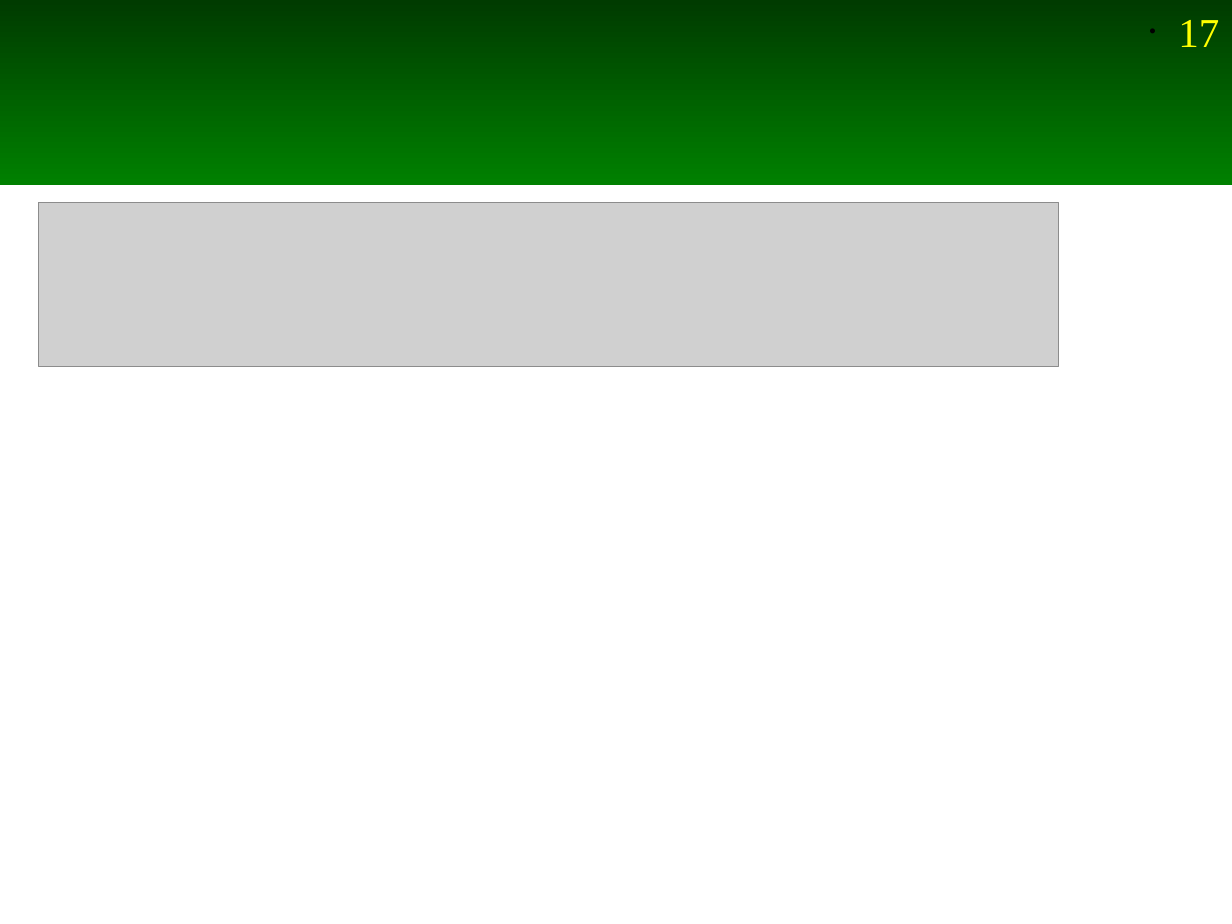
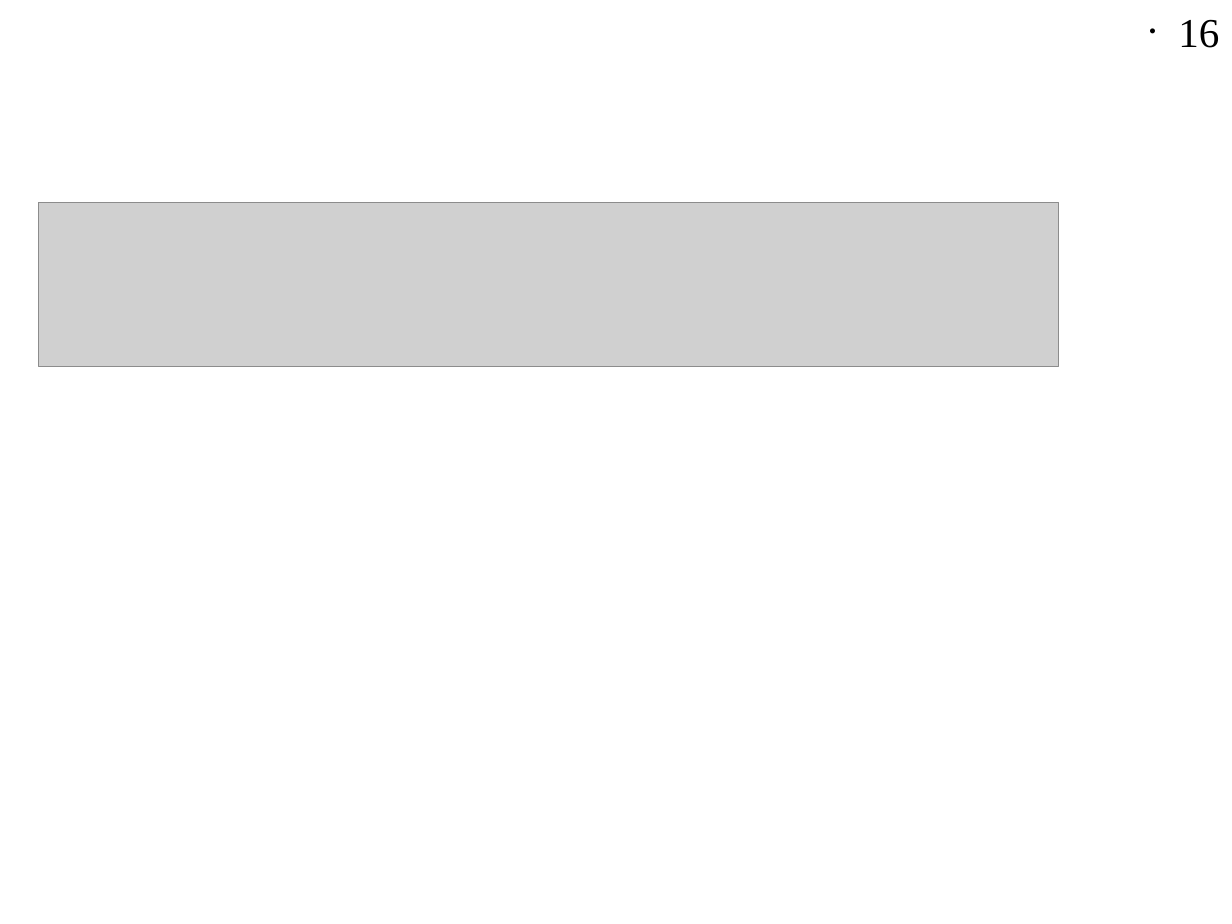
Before and after one commit to Jenyay/modelling, a slide deck: slide 16 of fdtd/presentations/07. FDTD-1D Loss.odp (slide 17 before the commit). Drawn at 1232x924 pixels with LibreOffice and Linux fonts; fonts in the diff are those of the drawing; grey boxes stand for pictures. Boxes give left, top, right and bottom in pixels: in the first picture for what was removed or moved away, otherwise in the second. Text is boxed around its words. In the diff, an @@ line names an element or a change of style, - is before the commit and + after.

```diff
--- a/fdtd/presentations/07. FDTD-1D Loss.odp
+++ b/fdtd/presentations/07. FDTD-1D Loss.odp
@@ rectangle removed at (0, 0, 1232, 185) @@
@@ page number at (1178, 19, 1219, 48): text changed; text colour #FFFF00 to #000000 @@
-• 17
+• 16
```
Also in this commit, not shown: 5 slides added, 6 slides removed, 1 other file.
